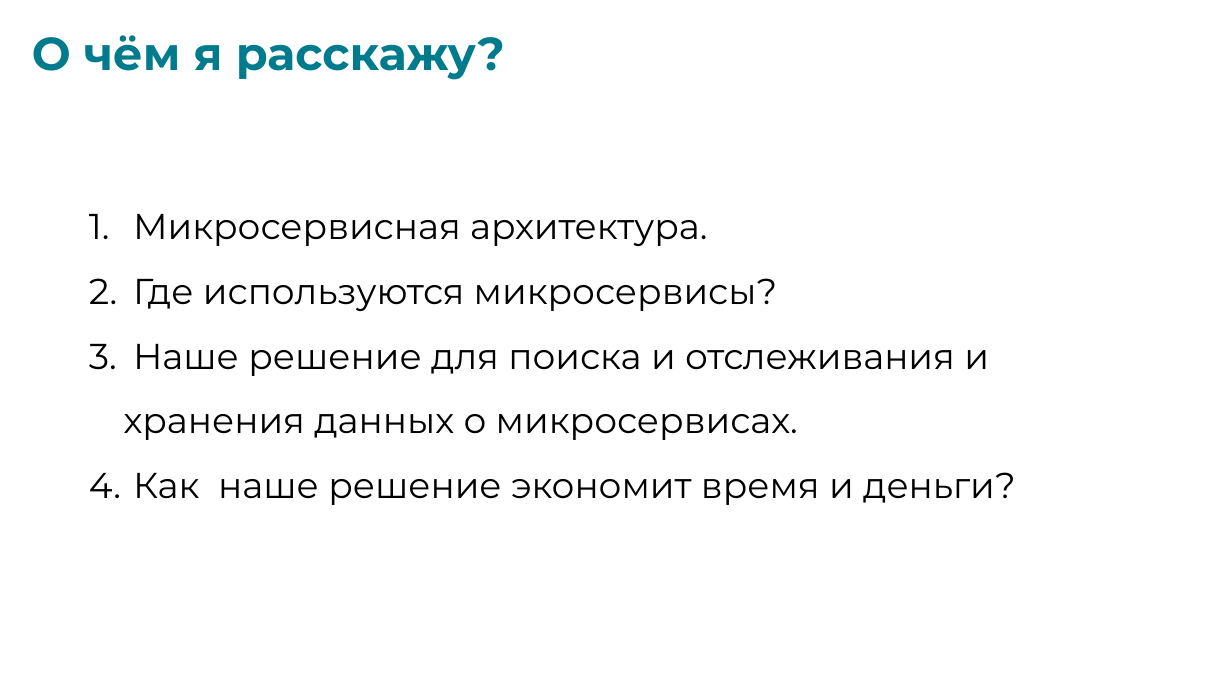
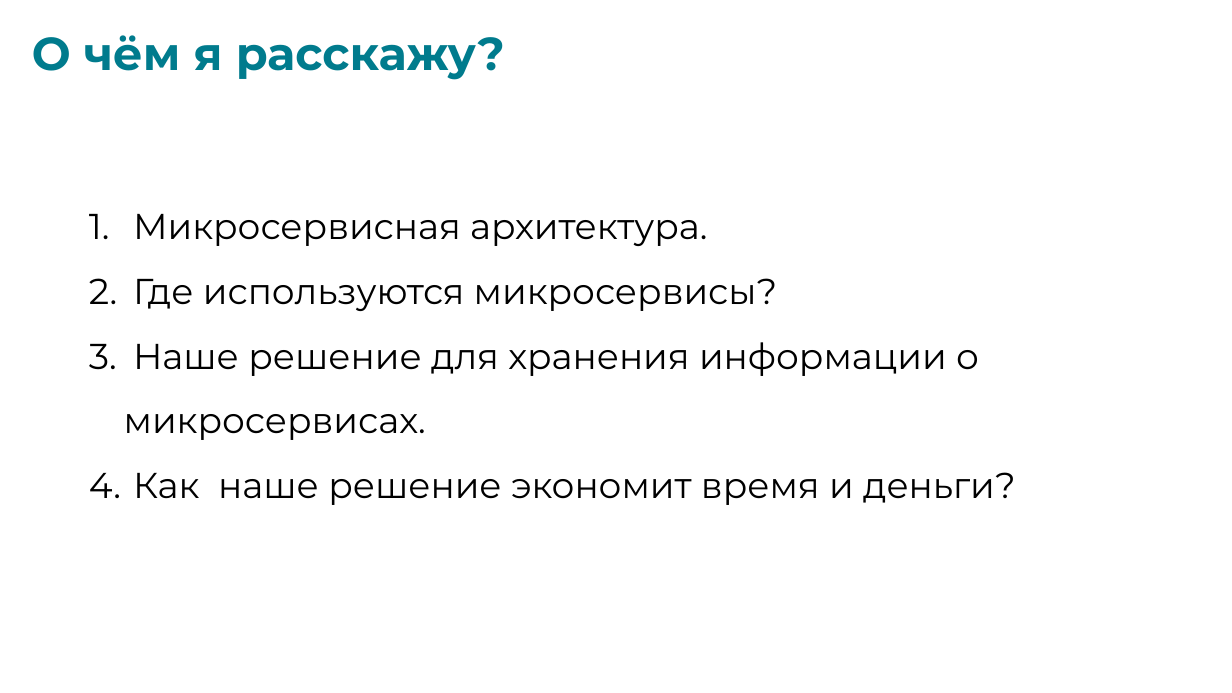
Before and after one commit to vapersan/changellenge, a slide deck: slide 2 of prezentation/HSM.pptx. Drawn at 1232x693 pixels with LibreOffice and Linux fonts; fonts in the diff are those of the drawing. Boxes give left, top, right and bottom in pixels: in the first picture for what was removed or moved away, otherwise in the second. Text is boxed around its words. In the diff, an @@ line names an element or a change of style, - is before the commit and + after.

```diff
--- a/prezentation/HSM.pptx
+++ b/prezentation/HSM.pptx
@@ text at [124,342,979,440]: text changed @@
-3. Наше решение для поиска и отслеживания и хранения данных о микросервисах.
+3. Наше решение для хранения информации о микросервисах.
```
Also in this commit, not shown: 3 other slides changed, 1 other file.
